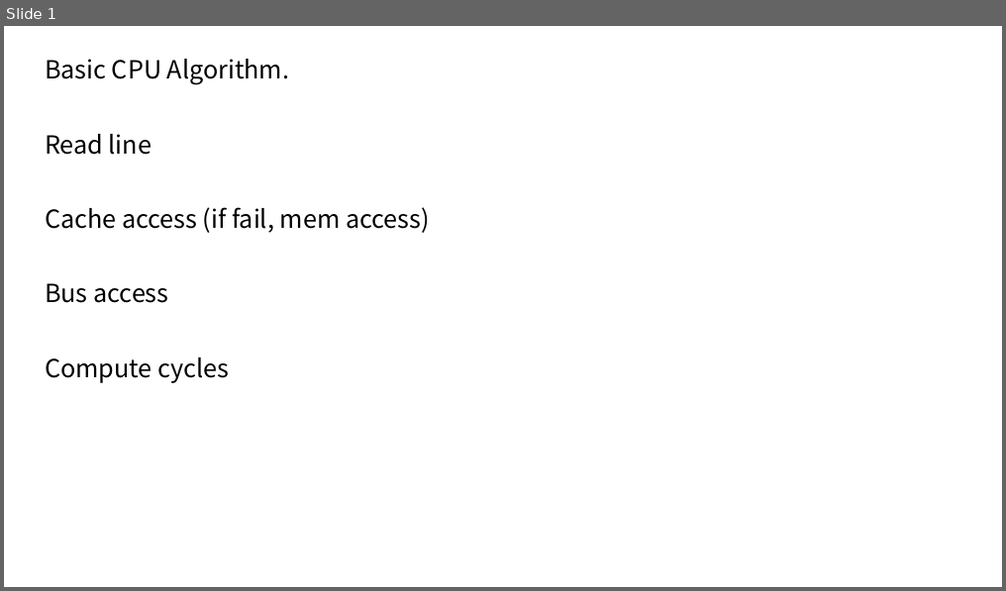
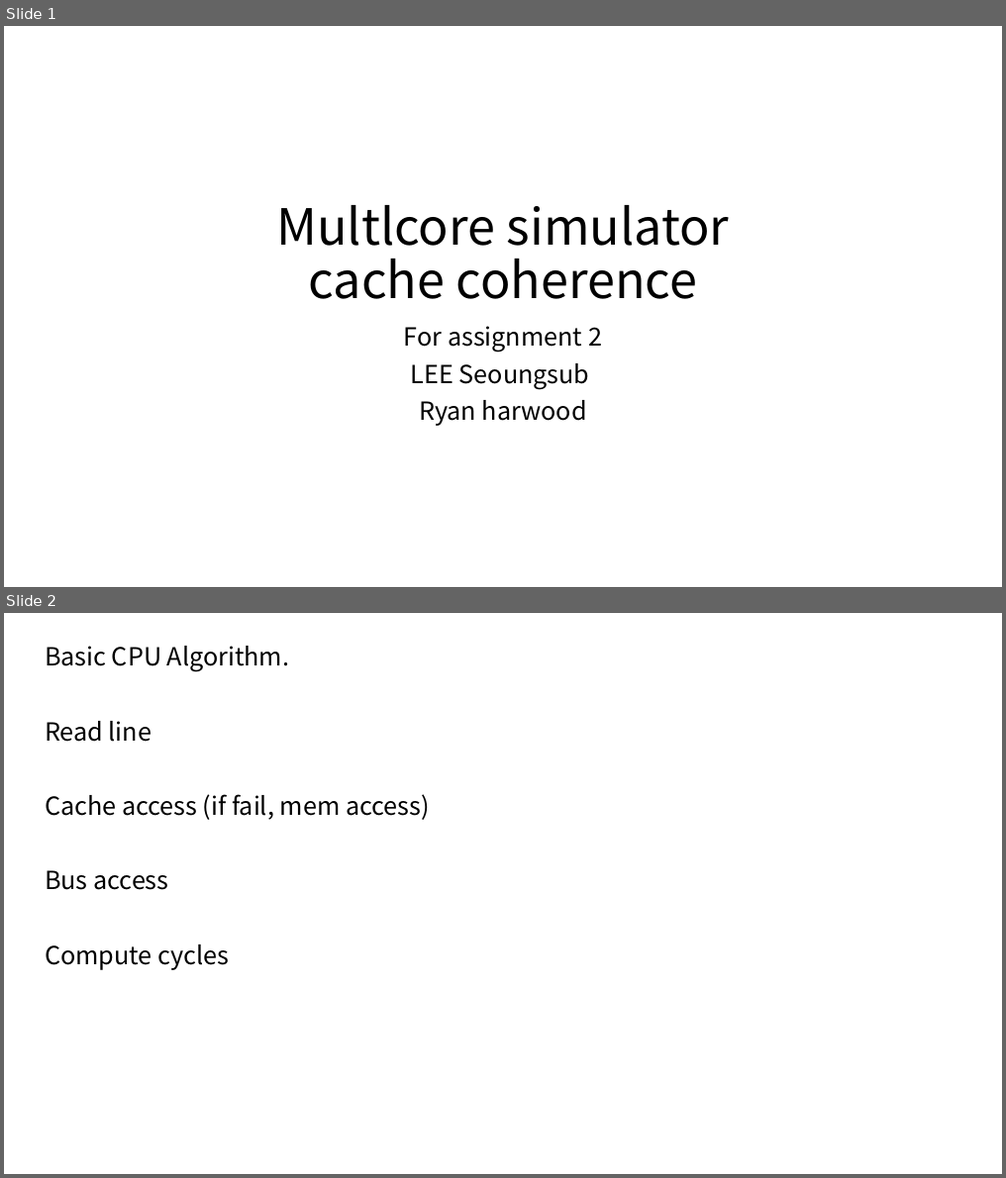
Before and after one commit to GillchLee/CS4223, a slide deck: assignment2/Assignment2.pptx. Shown one above the other, each under a label of ours: slide 1 before the commit, slides 1 and 2 after it. The pictures are 1006x591 and 1006x1178 pixels, drawn with LibreOffice and Linux fonts; fonts in the diff are those of the drawing. Boxes give left, top, right and bottom in pixels: in the first picture for what was removed or moved away, otherwise in the second. Text is boxed around its words. In the diff, an @@ line names an element or a change of style, - is before the commit and + after.

```diff
--- a/assignment2/Assignment2.pptx
+++ b/assignment2/Assignment2.pptx
@@ slide 1 added at [4, 26, 1002, 587], background #FFFFFF @@
@@ title added at [276, 205, 730, 299], 48 pt, text #000000 @@
+Multlcore simulator
+cache coherence
@@ subtitle added at [404, 326, 602, 426], 24 pt, text #000000 @@
+For assignment 2
+LEE Seoungsub
+Ryan harwood
@@ what was slide 1 is now slide 2 @@
```
Also in this commit, not shown: 1 slide removed.
